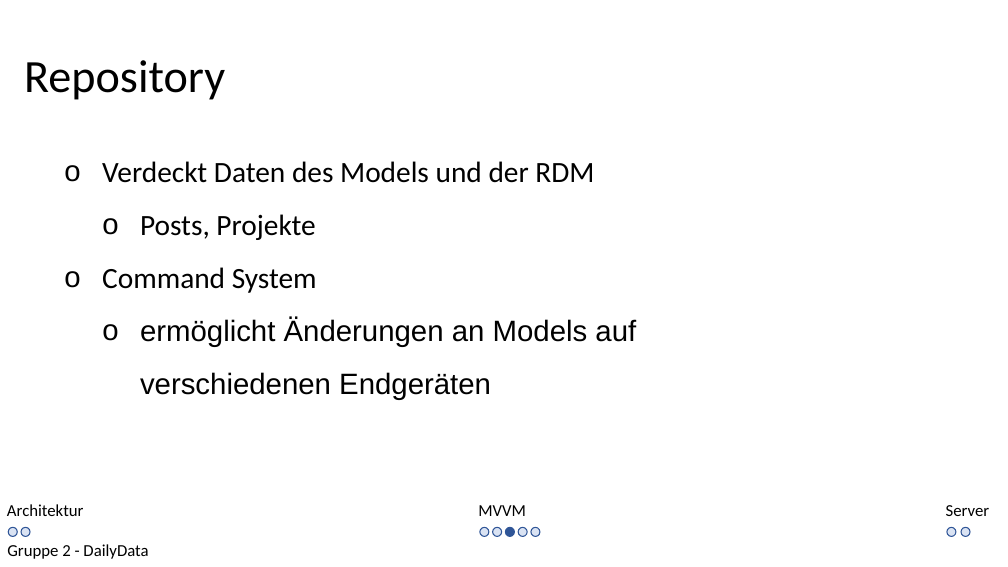
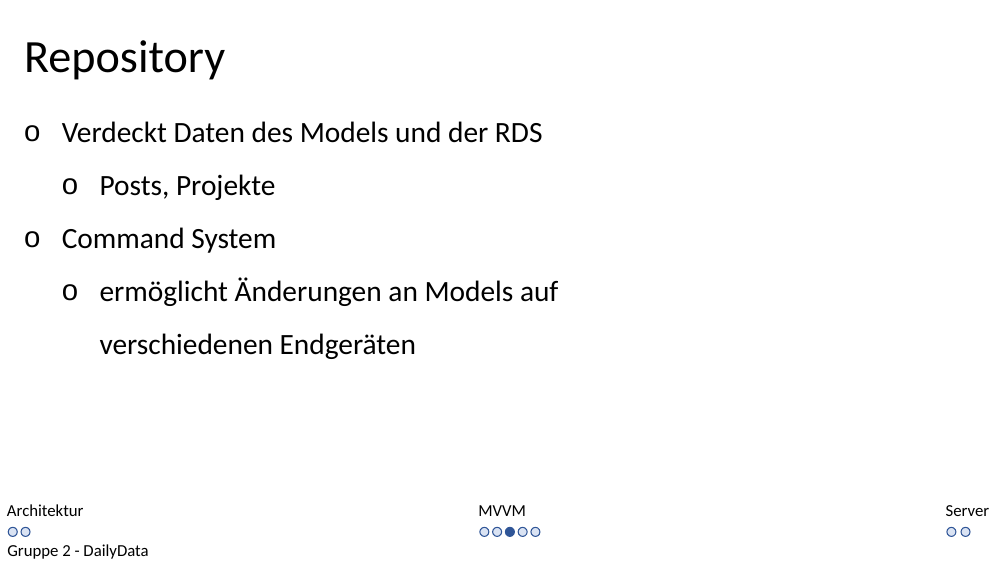
Before and after one commit to kittyahy/PSEAppGruppe2, a slide deck: slide 6 of Praesentationen/02-Entwurfsphase/Entwurf Präsentation.pptx. Drawn at 1008x567 pixels with LibreOffice and Linux fonts; fonts in the diff are those of the drawing. Boxes give left, top, right and bottom in pixels: in the first picture for what was removed or moved away, otherwise in the second. Text is boxed around its words. In the diff, an @@ line names an element or a change of style, - is before the commit and + after.

```diff
--- a/Praesentationen/02-Entwurfsphase/Entwurf Präsentation.pptx
+++ b/Praesentationen/02-Entwurfsphase/Entwurf Präsentation.pptx
@@ text "Repository": place and size @@
-text "Repository" at bbox=[24, 60, 225, 100]
+text "Repository" at bbox=[24, 40, 225, 80]
@@ text "Verdeckt Daten des Models und ...": place and size @@
-text "Verdeckt Daten des Models und ..." at bbox=[102, 161, 636, 400]
+text "Verdeckt Daten des Models und ..." at bbox=[62, 121, 558, 359]
@@ text at bbox=[62, 121, 543, 143]: text changed @@
-o Verdeckt Daten des Models und der RDM
+o Verdeckt Daten des Models und der RDS
@@ text at bbox=[100, 277, 558, 359]: font Arial to Calibri in "ermöglicht Änderungen an Models auf verschiedenen Endgeräten" @@
```
Also in this commit, not shown: 10 other slides changed, 1 slide added, 19 other files.
